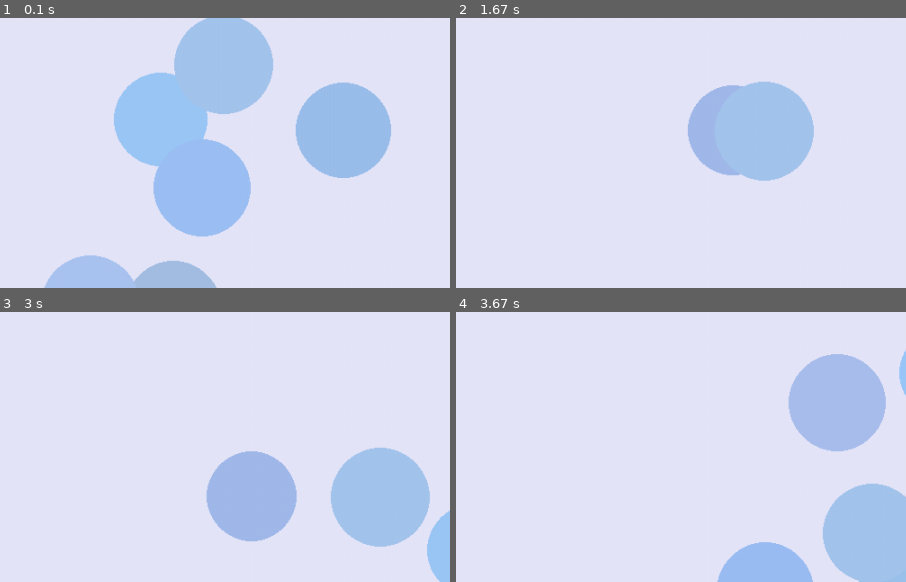
Above: before the commit, frames 1-4 (two rows, left to right).
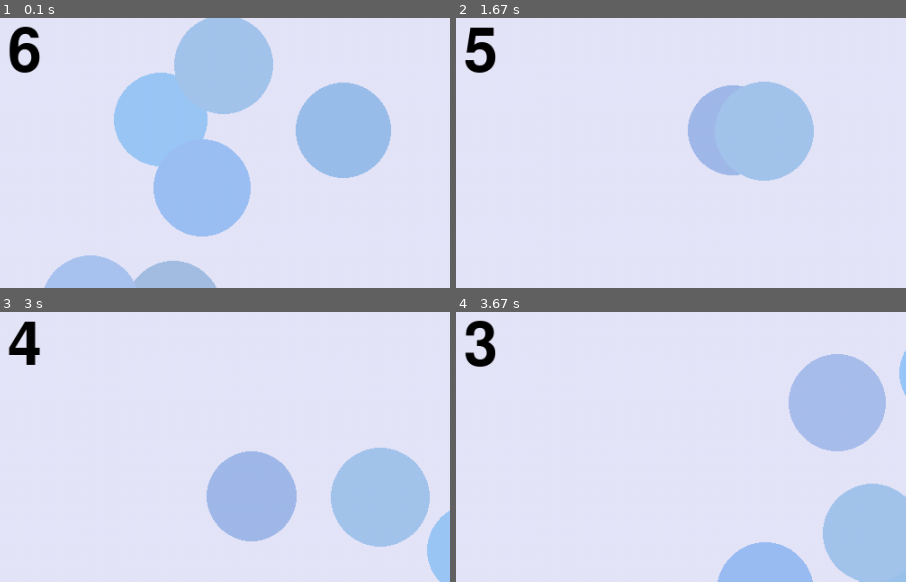
Above: after the commit, the same moments.

Repository: rhit-catapult/pygameproject-caffeinerush
Game: pygame game, started from Task 2.py
Two runs of this game, one before a commit and one after it. Both use one fixed random seed, a clock stepped at 60 frames per second and the inputs below.
Inputs:
- Up to frame 1 (0.1 s): no input
- Up to frame 2 (1.67 s): no input
- Up to frame 3 (3 s): no input
- Up to frame 4 (3.67 s): no input
The pictures show only the part of the screen within x 3-53%, y 2-52%; the shares and areas given below are measured in that part.

The runs differ from the first frame. In frame 1, 0.8% of the frame differs, in the area x 2-9%, y 2-21%; in frame 2, 0.7%; in frame 3, 0.6%; in frame 4, 0.7%.

Commit message:
test commit

Diff:
--- a/Task 2.py
+++ b/Task 2.py
@@ -11,6 +11,7 @@
         colorb = random.randint(225, 250)
         self.color = (colorr, colorg, colorb)
         self.radius = random.randint(50, 55)
+       # bubble_radius = self.radius
         self.x = random.randint(0 + self.radius, 1000 - self.radius)
         self.y = random.randint(0 + self.radius, 600 - self.radius)
         self.speed_x = random.randint(1, 7)
@@ -34,6 +35,13 @@
     pygame.display.set_caption('Bouncing Ball')
     screen.fill(pygame.Color('gray'))
     clock = pygame.time.Clock()
+    text_color = (0, 0, 0)
+    screen_width = 1000
+    screen_height = 600
+    countdown_seconds = 7
+    start_time = pygame.time.get_ticks()  # Get initial time in milliseconds
+    timer_font = pygame.font.Font(None, 100)
+    timer_text = ""
 
     balls = []
     for i in range(0,15):
@@ -45,6 +53,14 @@
             if event.type == pygame.QUIT:
                 sys.exit()
 
+        elapsed_time = pygame.time.get_ticks() - start_time
+        remaining_time = max(0, countdown_seconds * 1000 - elapsed_time)
+        seconds = remaining_time // 1000
+
+        seconds = seconds % 60
+        timer_text = f"{seconds:7}"
+
+
         clock.tick(60)
         screen.fill(pygame.Color('lavender'))
 
@@ -52,7 +68,24 @@
             ball.move()
             ball.draw()
 
+
+
+       # pressed_keys = pygame.key.get_pressed()
+       # if event.type == pygame.MOUSEBUTTONDOWN:
+           # x = event.pos[0]
+           # y = event.pos[1]
+       # if #distance_from_bubble <= bubble_radius:
+           # ball.remove(Ball)
+
+        timer_surface = timer_font.render(timer_text, True, text_color)
+        timer_rect = timer_surface.get_rect(center=(5, 50))
+        screen.blit(timer_surface, timer_rect)
+
+
         pygame.display.update()
+        if remaining_time <= 0:
+            print("Countdown finished!")
+            running = False
 
 
 main()
